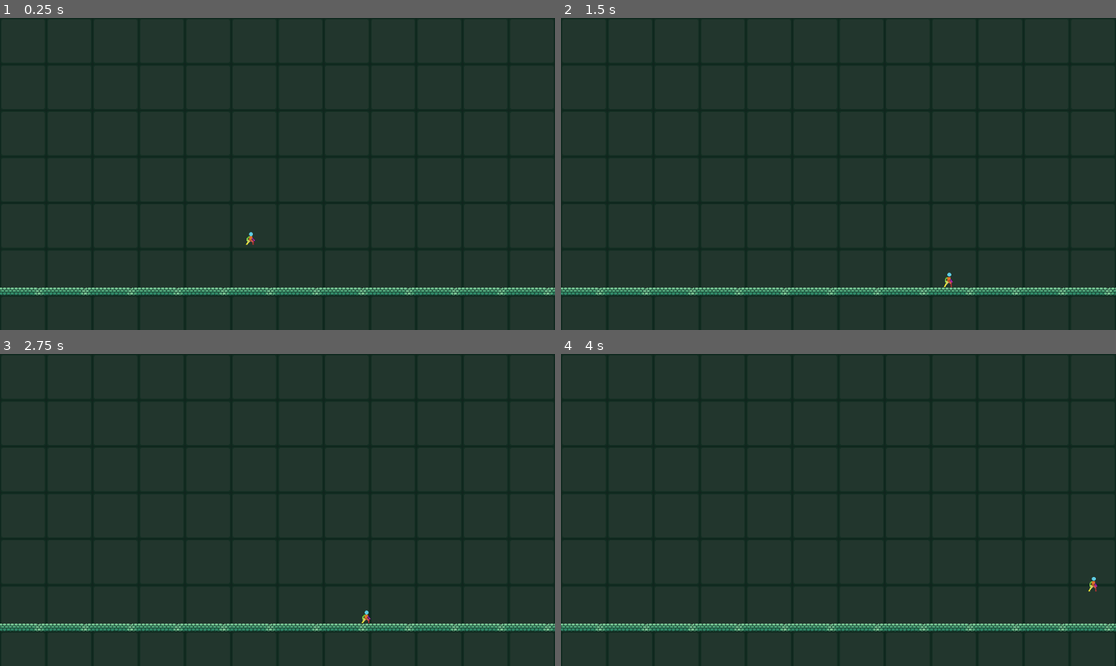
Above: before the commit, frames 1-4 (two rows, left to right).
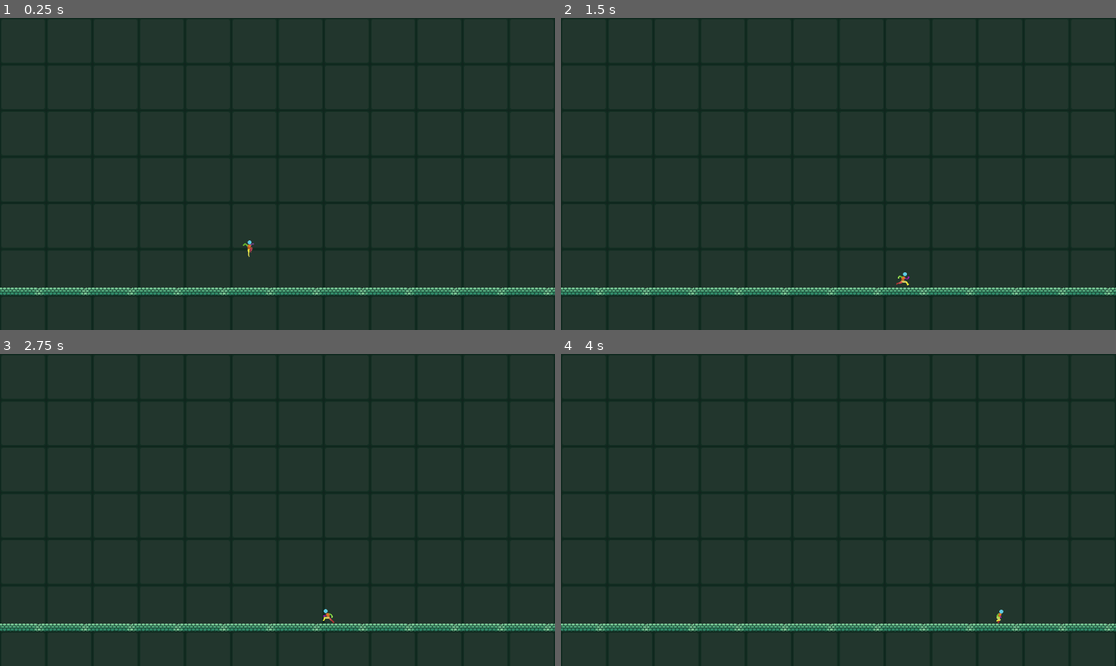
Above: after the commit, the same moments.

Repository: BettiFei/SuI2-04-ProjectFrankenstein
Game: Godot game, scene res://Scenes/main.tscn
Two runs of this game, one before a commit and one after it. Both use one fixed random seed, a clock stepped at 60 frames per second and the inputs below.
Inputs:
- Up to frame 1 (0.25 s): no input
- Up to frame 2 (1.5 s): hold Right (move_right) from 0.53 s (still down); tap Space (jump) at 0.6, 0.77, 1.07, 1.35 s
- Up to frame 3 (2.75 s): tap Space (jump) at 1.52, 1.82, 2.1 s; release Right (move_right) at 2.03 s; hold Left (move_left) from 2.03 s (still down)
- Up to frame 4 (4 s): release Left (move_left) at 2.78 s; hold Right (move_right) from 2.78 s (still down); tap Space (jump) at 2.85, 3.02, 3.32, 3.6, 3.77 s

The runs differ from the first frame. In frame 1, less than 0.1% of the frame differs, in the area x 43-46%, y 68-77%; in frame 2, less than 0.1%, in the area x 60-71%, y 81-87%; in frame 3, less than 0.1%; in frame 4, less than 0.1%.

Commit message:
State Machine, Floor State, Fall State

Diff:
--- a/Scenes/player.tscn
+++ b/Scenes/player.tscn
@@ -800,9 +800,10 @@
 shape = SubResource("CircleShape2D_cvnsp")
 
 [node name="AnimatedSprite2D" type="AnimatedSprite2D" parent="."]
+unique_name_in_owner = true
 z_index = 5
 position = Vector2(0, -17)
 sprite_frames = SubResource("SpriteFrames_ukyrk")
 animation = &"walk"
 autoplay = "idle"
-frame_progress = 0.57984763
+frame_progress = 0.23648693
--- a/Scripts/player.gd
+++ b/Scripts/player.gd
@@ -1,25 +1,64 @@
 extends CharacterBody2D
 
 
-const SPEED = 300.0
-const JUMP_VELOCITY = -400.0
+enum STATE {
+	FALL,
+	FLOOR,
+	JUMP,
+	DOUBLE_JUMP,
+	FLOAT,
+	LEDGE_CLIMB,
+	LEDGE_JUMP,
+}
 
+const FALL_GRAVITY := 1500.0
+const FALL_VELOCITY := 500.0
+const WALK_VELOCITY := 200.0
+
+@onready var anim_sprite: AnimatedSprite2D = %AnimatedSprite2D
+
+var active_state := STATE.FALL
+
+func _ready() -> void:
+	switch_state(active_state) # properly start game with correct state
 
 func _physics_process(delta: float) -> void:
-	# Add the gravity.
-	if not is_on_floor():
-		velocity += get_gravity() * delta
+	process_state(delta)
+	move_and_slide()
 
-	# Handle jump.
-	if Input.is_action_just_pressed("jump") and is_on_floor():
-		velocity.y = JUMP_VELOCITY
+# Triggered upon input or when condition is met (e.g., if player is not on floor):
+func switch_state(new_state: STATE) -> void:
+	active_state = new_state
 
-	# Get the input direction and handle the movement/deceleration.
-	# As good practice, you should replace UI actions with custom gameplay actions.
-	var direction := Input.get_axis("move_left", "move_right")
-	if direction:
-		velocity.x = direction * SPEED
-	else:
-		velocity.x = move_toward(velocity.x, 0, SPEED)
+	# Set state-specific things that only need to run once when entering a new state:
+	match active_state:
+		STATE.FALL:
+			anim_sprite.play("falling")
 
-	move_and_slide()
+# Called every physics frame -> put code here that needs to run every frame while in this state:
+func process_state(delta: float) -> void:
+	match active_state:
+		STATE.FALL:
+			velocity.y = move_toward(velocity.y, FALL_VELOCITY, FALL_GRAVITY * delta)
+			handle_movement()
+
+			if is_on_floor():
+				switch_state(STATE.FLOOR)
+
+		STATE.FLOOR:
+			if Input.get_axis("move_left", "move_right"):
+				anim_sprite.play("run")
+			else:
+				anim_sprite.play("idle")
+			handle_movement()
+
+			if not is_on_floor():
+				switch_state(STATE.FALL)
+
+func handle_movement() -> void:
+	var input_direction := Input.get_axis("move_left", "move_right")
+	if input_direction < 0:
+		anim_sprite.flip_h = true
+	elif input_direction > 0:
+		anim_sprite.flip_h = false
+	velocity.x = input_direction * WALK_VELOCITY
